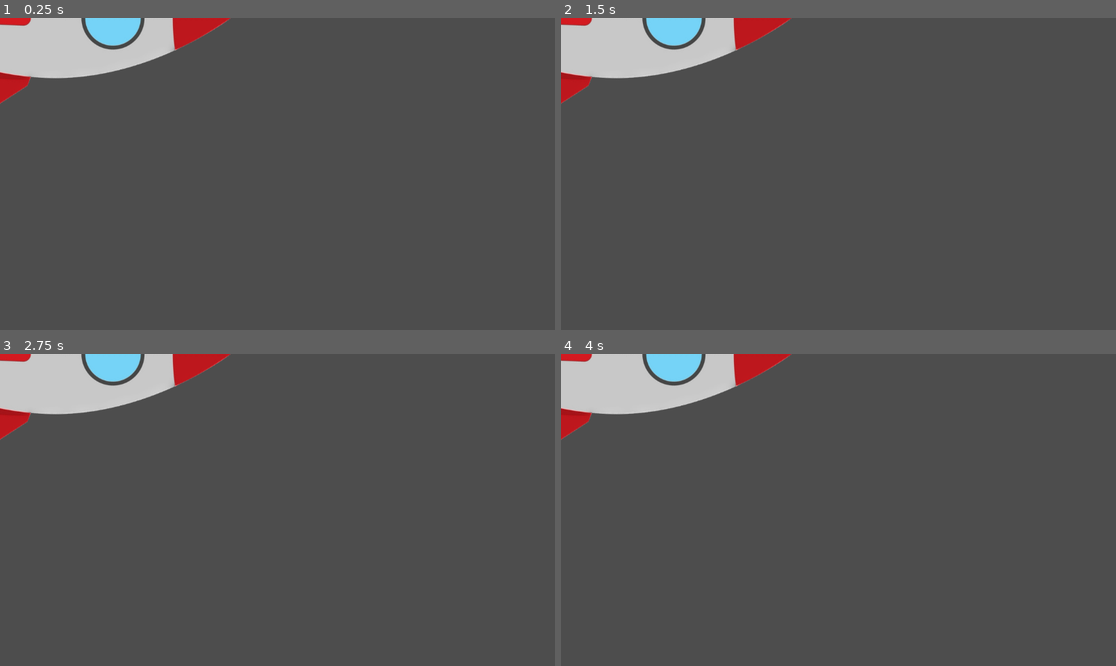
Above: before the commit, frames 1-4 (two rows, left to right).
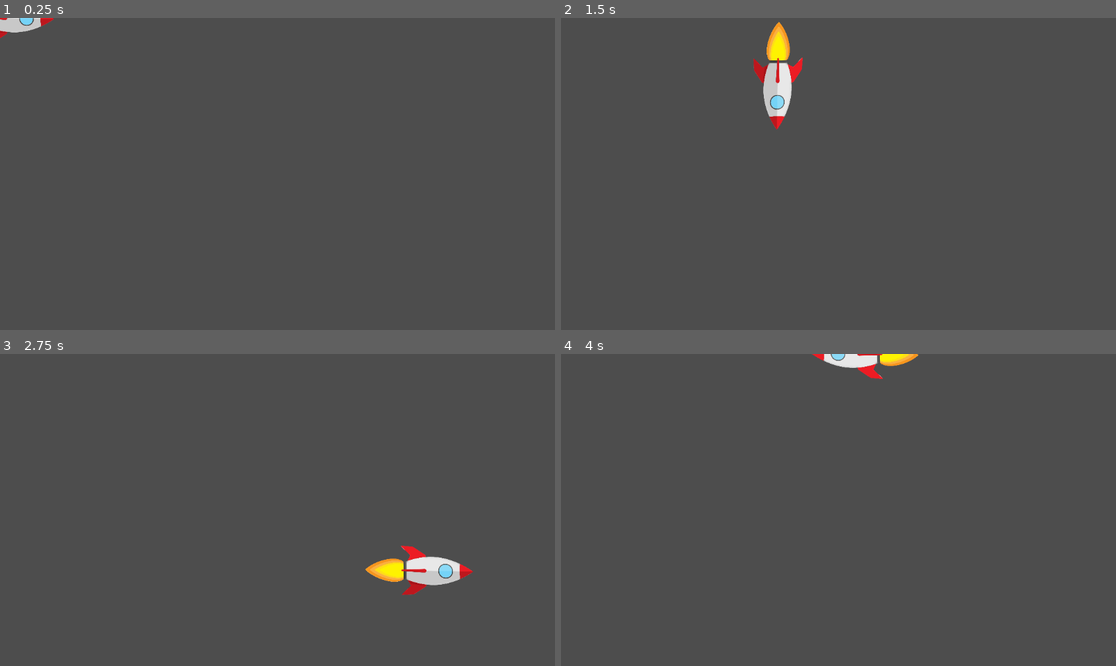
Above: after the commit, the same moments.

Repository: Chrish1603/Chrish-Patel-Digital-Tech-Projects
Game: Godot game, scene res://rocket.tscn
The game is run twice, just before and just after one commit, with the same random seed, the same clock (stepped at 60 frames per second) and the same inputs. The project has no main scene, so this scene is started directly.
Inputs:
- Up to frame 1 (0.25 s): no input
- Up to frame 2 (1.5 s): tap Enter at 0.5 s; hold Right (ui_right) 0.53-1.28 s; hold Down (ui_down) from 1.28 s (still down)
- Up to frame 3 (2.75 s): release Down (ui_down) at 2.03 s; hold Right (ui_right) from 2.03 s (still down)
- Up to frame 4 (4 s): release Right (ui_right) at 2.78 s; hold Up (ui_up) 2.78-3.53 s; hold Left (ui_left) from 3.53 s (still down)

The runs differ from the first frame. In frame 1, 6.0% of the frame differs, in the area x 0-42%, y 0-28%; in frame 2, 7.5%; in frame 3, 7.5%, in the area x 0-86%, y 0-78%; in frame 4, 6.8%.

Commit message:
rotate rocket, and WASD

Diff:
--- a/Space Maze/project.godot
+++ b/Space Maze/project.godot
@@ -13,3 +13,38 @@
 config/name="Space Maze"
 config/features=PackedStringArray("4.0", "Forward Plus")
 config/icon="res://icon.svg"
+
+[display]
+
+window/size/mode=3
+
+[input]
+
+ui_left={
+"deadzone": 0.5,
+"events": [Object(InputEventKey,"resource_local_to_scene":false,"resource_name":"","device":0,"window_id":0,"alt_pressed":false,"shift_pressed":false,"ctrl_pressed":false,"meta_pressed":false,"pressed":false,"keycode":4194319,"physical_keycode":0,"key_label":0,"unicode":4194319,"echo":false,"script":null)
+, Object(InputEventJoypadButton,"resource_local_to_scene":false,"resource_name":"","device":0,"button_index":13,"pressure":0.0,"pressed":false,"script":null)
+, Object(InputEventKey,"resource_local_to_scene":false,"resource_name":"","device":-1,"window_id":0,"alt_pressed":false,"shift_pressed":false,"ctrl_pressed":false,"meta_pressed":false,"pressed":false,"keycode":0,"physical_keycode":65,"key_label":0,"unicode":97,"echo":false,"script":null)
+]
+}
+ui_right={
+"deadzone": 0.5,
+"events": [Object(InputEventKey,"resource_local_to_scene":false,"resource_name":"","device":0,"window_id":0,"alt_pressed":false,"shift_pressed":false,"ctrl_pressed":false,"meta_pressed":false,"pressed":false,"keycode":4194321,"physical_keycode":0,"key_label":0,"unicode":4194321,"echo":false,"script":null)
+, Object(InputEventJoypadButton,"resource_local_to_scene":false,"resource_name":"","device":0,"button_index":14,"pressure":0.0,"pressed":false,"script":null)
+, Object(InputEventKey,"resource_local_to_scene":false,"resource_name":"","device":-1,"window_id":0,"alt_pressed":false,"shift_pressed":false,"ctrl_pressed":false,"meta_pressed":false,"pressed":false,"keycode":0,"physical_keycode":68,"key_label":0,"unicode":100,"echo":false,"script":null)
+]
+}
+ui_up={
+"deadzone": 0.5,
+"events": [Object(InputEventKey,"resource_local_to_scene":false,"resource_name":"","device":0,"window_id":0,"alt_pressed":false,"shift_pressed":false,"ctrl_pressed":false,"meta_pressed":false,"pressed":false,"keycode":4194320,"physical_keycode":0,"key_label":0,"unicode":4194320,"echo":false,"script":null)
+, Object(InputEventJoypadButton,"resource_local_to_scene":false,"resource_name":"","device":0,"button_index":11,"pressure":0.0,"pressed":false,"script":null)
+, Object(InputEventKey,"resource_local_to_scene":false,"resource_name":"","device":-1,"window_id":0,"alt_pressed":false,"shift_pressed":false,"ctrl_pressed":false,"meta_pressed":false,"pressed":false,"keycode":0,"physical_keycode":87,"key_label":0,"unicode":119,"echo":false,"script":null)
+]
+}
+ui_down={
+"deadzone": 0.5,
+"events": [Object(InputEventKey,"resource_local_to_scene":false,"resource_name":"","device":0,"window_id":0,"alt_pressed":false,"shift_pressed":false,"ctrl_pressed":false,"meta_pressed":false,"pressed":false,"keycode":4194322,"physical_keycode":0,"key_label":0,"unicode":4194322,"echo":false,"script":null)
+, Object(InputEventJoypadButton,"resource_local_to_scene":false,"resource_name":"","device":0,"button_index":12,"pressure":0.0,"pressed":false,"script":null)
+, Object(InputEventKey,"resource_local_to_scene":false,"resource_name":"","device":-1,"window_id":0,"alt_pressed":false,"shift_pressed":false,"ctrl_pressed":false,"meta_pressed":false,"pressed":false,"keycode":0,"physical_keycode":83,"key_label":0,"unicode":115,"echo":false,"script":null)
+]
+}
--- a/Space Maze/rocket.tscn
+++ b/Space Maze/rocket.tscn
@@ -1,18 +1,22 @@
-[gd_scene load_steps=3 format=3 uid="uid://dyuvwclubhrdl"]
+[gd_scene load_steps=4 format=3 uid="uid://dyuvwclubhrdl"]
 
+[ext_resource type="Script" path="res://scripts/rocket.gd" id="1_aifj5"]
 [ext_resource type="Texture2D" uid="uid://8ofv06qg5uot" path="res://assets/Rocket.png" id="1_prajg"]
 
 [sub_resource type="CapsuleShape2D" id="CapsuleShape2D_gu1sb"]
-radius = 219.203
-height = 978.636
+radius = 52.0
+height = 232.0
 
 [node name="Rocket" type="Area2D"]
 rotation = 0.785398
+script = ExtResource("1_aifj5")
 
 [node name="Sprite2D" type="Sprite2D" parent="."]
+position = Vector2(-0.000556521, 0.000251232)
+scale = Vector2(0.238837, 0.229775)
 texture = ExtResource("1_prajg")
 
 [node name="CollisionShape2D" type="CollisionShape2D" parent="."]
-position = Vector2(-2, 2)
+position = Vector2(0, 1.43051e-06)
 rotation = 0.785398
 shape = SubResource("CapsuleShape2D_gu1sb")
--- /dev/null
+++ b/Space Maze/scripts/rocket.gd
@@ -0,0 +1,34 @@
+extends Area2D
+
+@export var speed = 600
+var screen_size
+
+# Called when the node enters the scene tree for the first time.
+func _ready():
+	screen_size = get_viewport_rect().size
+
+
+# Called every frame. 'delta' is the elapsed time since the previous frame.
+func _process(delta):
+	var velocity = Vector2.ZERO
+	if Input.is_action_pressed ("ui_up"):
+		velocity.y -= 1
+		rotation_degrees = 315
+	if Input.is_action_pressed("ui_down"):
+		velocity.y += 1
+		rotation_degrees = 135
+	if Input.is_action_pressed("ui_left"):
+		velocity.x -= 1
+		rotation_degrees = 225
+	if Input.is_action_pressed ("ui_right"):
+		velocity.x += 1
+		rotation_degrees = 45
+
+	if velocity. length() > 0:
+		velocity = velocity.normalized() * speed
+
+	position += velocity * delta
+	position.x = clamp(position.x, 0, screen_size.x)
+	position.y = clamp(position.y, 0, screen_size.y)
+
+# f
Binary file added: Space Maze/assets/logo.png
Not shown, added: Space Maze/assets/logo.png.import
Not shown, added: .DS_Store
Not shown, added: Space Maze/.DS_Store
Not shown, added: Space Maze/assets/.DS_Store
